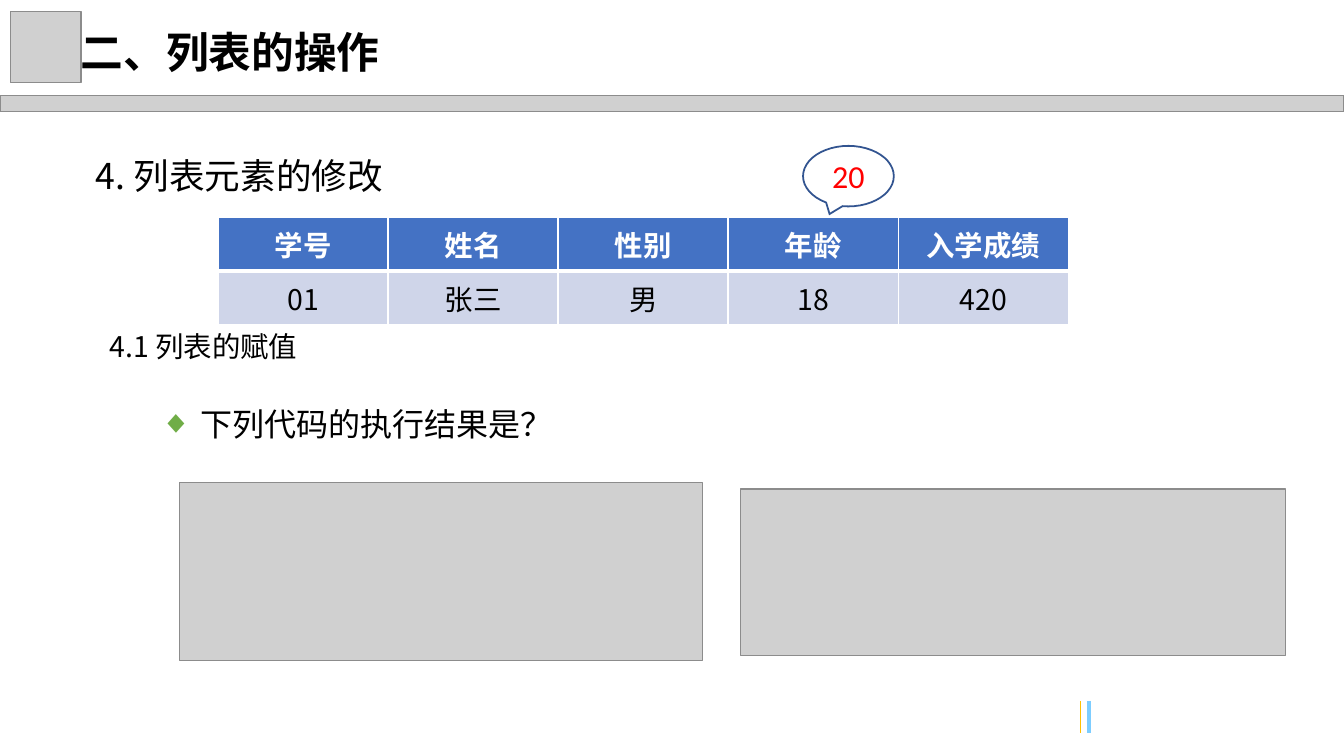
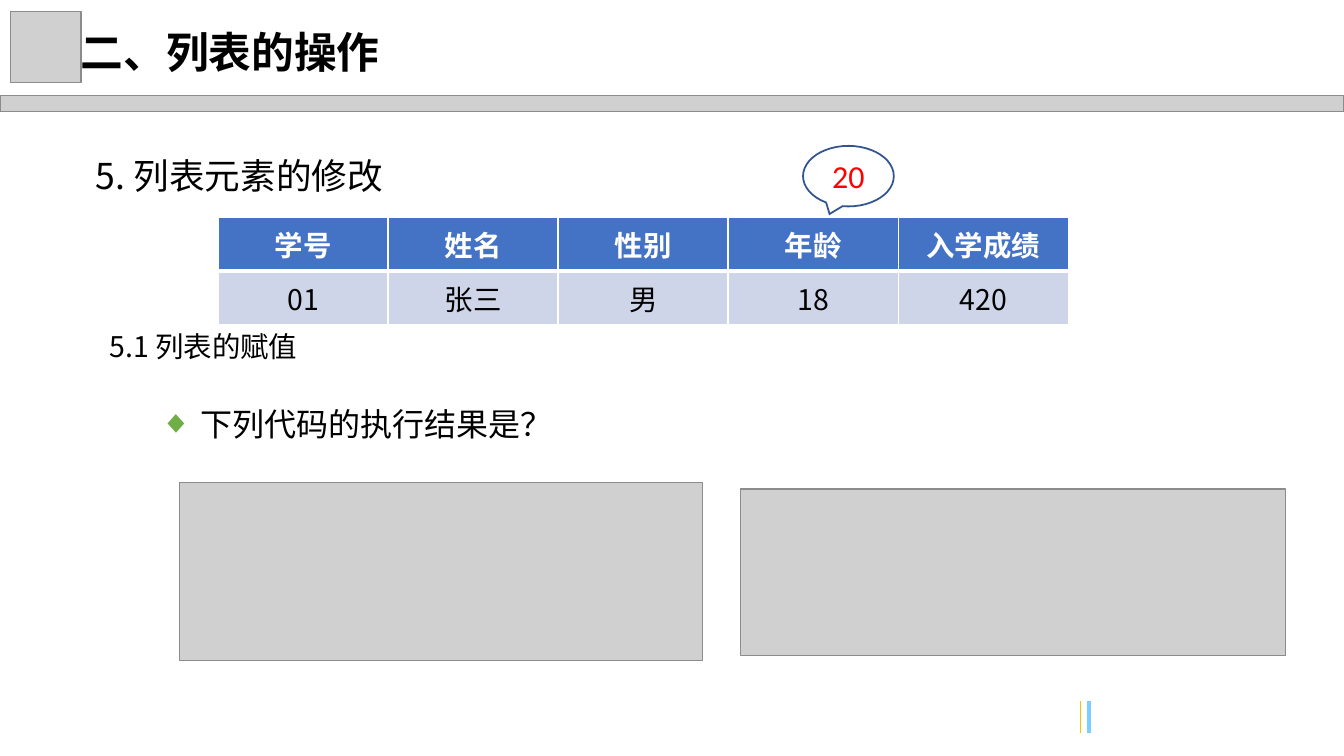
Before and after one commit to freeshow/LearningPython, a slide deck: slide 13 of Python 列表.pptx. Drawn at 1344x756 pixels with LibreOffice and Linux fonts; fonts in the diff are those of the drawing; grey boxes stand for pictures; background and template pictures are left out. Boxes give left, top, right and bottom in pixels: in the first picture for what was removed or moved away, otherwise in the second. Text is boxed around its words. In the diff, an @@ line names an element or a change of style, - is before the commit and + after.

```diff
--- a/Python 列表.pptx
+++ b/Python 列表.pptx
@@ text at (96,159,383,192): text changed @@
-4. 列表元素的修改
+5. 列表元素的修改
@@ text at (110,333,297,360): text changed @@
-4.1 列表的赋值
+5.1 列表的赋值
```
Also in this commit, not shown: 5 other slides changed, 1 other file.
